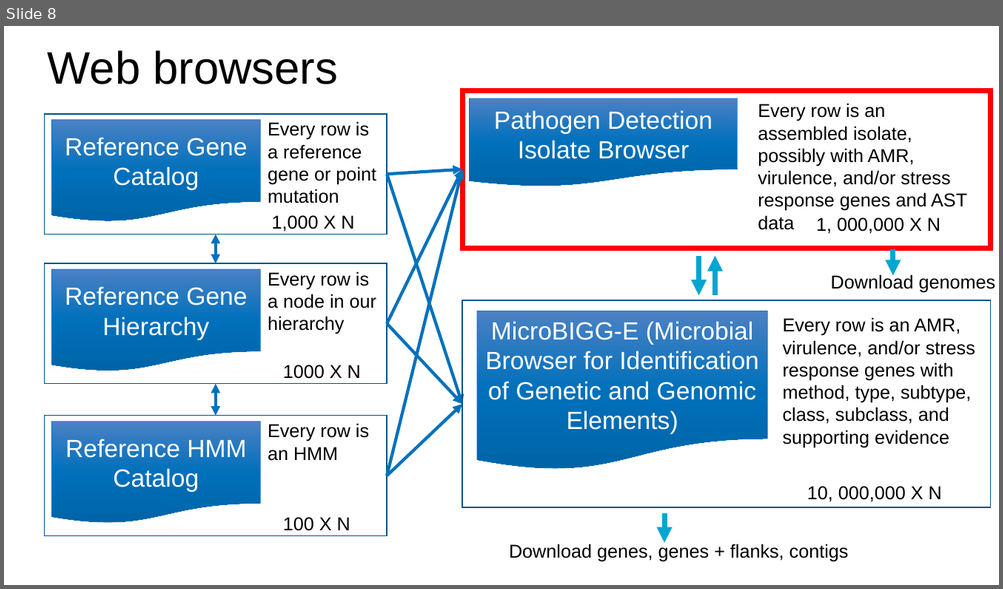
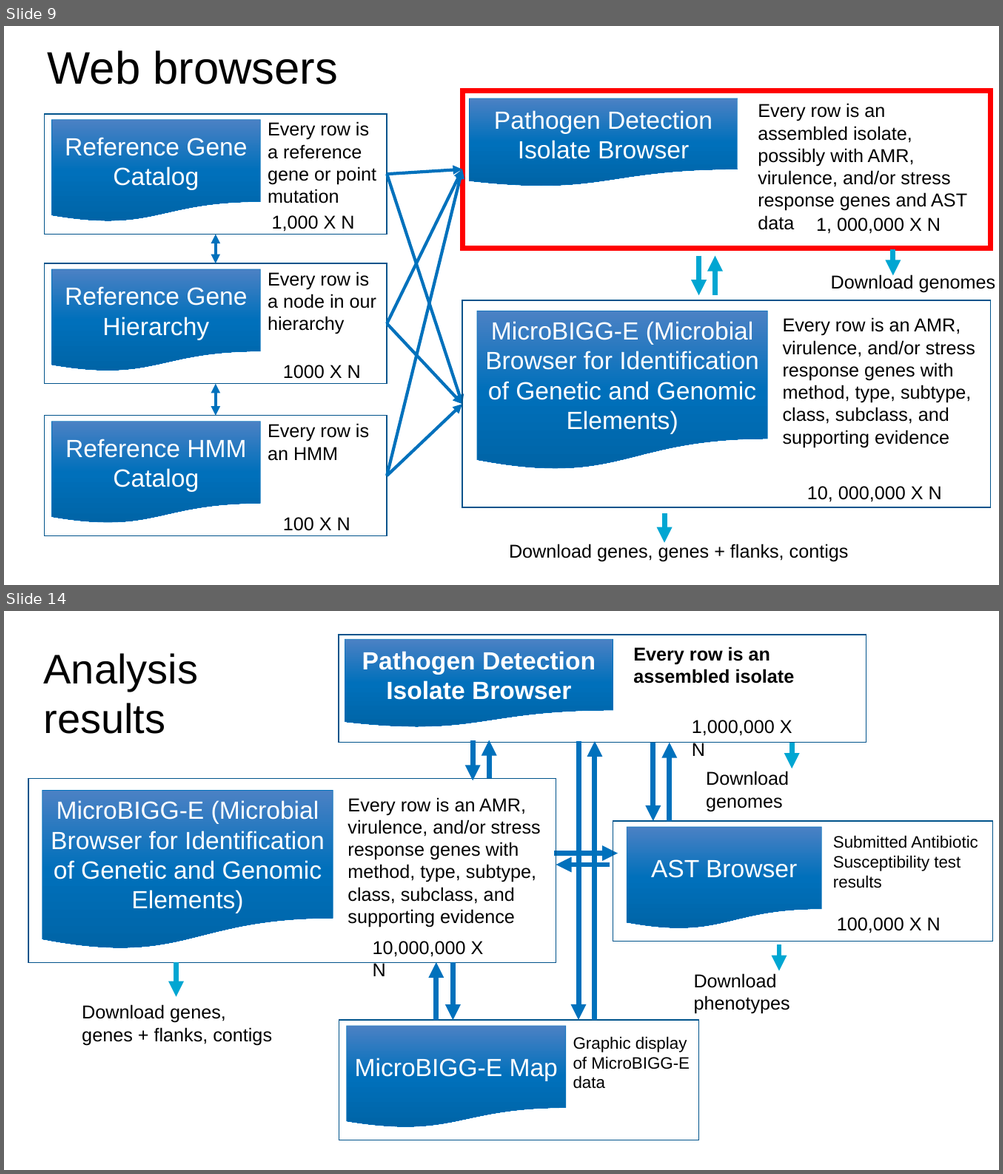
Before and after one commit to ncbi/workshop-asm-big-2026, a slide deck: outbreak/outbreak.pptx. Shown one above the other, each under a label of ours: slide 8 before the commit, slides 9 and 14 after it; the slides between them are not shown. The pictures are 1003x589 and 1003x1174 pixels, drawn with LibreOffice and Linux fonts; fonts in the diff are those of the drawing; background and template pictures are left out. Boxes give left, top, right and bottom in pixels: in the first picture for what was removed or moved away, otherwise in the second. Text is boxed around its words. In the diff, an @@ line names an element or a change of style, - is before the commit and + after.

```diff
--- a/outbreak/outbreak.pptx
+++ b/outbreak/outbreak.pptx
@@ slide 14 added at <box>4,611,999,1170</box>, background #FFFFFF @@
@@ title added at <box>44,653,198,734</box>, 40 pt, text #000000 @@
+Analysis results
@@ arrow added from (472, 740) to (472, 780), #0071BC 5 pt @@
@@ arrow added from (489, 778) to (489, 740), #0071BC 5 pt @@
@@ arrow added from (578, 741) to (578, 1021), #0071BC 5 pt @@
@@ arrow added from (595, 1021) to (595, 741), #0071BC 5 pt @@
@@ arrow added from (653, 742) to (653, 821), #0071BC 5 pt @@
@@ arrow added from (669, 821) to (669, 742), #0071BC 5 pt @@
@@ group added at <box>338,635,866,812</box>: 3 texts, 1 flow chart document, 1 rectangle, 1 arrow @@
+Pathogen Detection Isolate Browser
+Every row is an assembled isolate
+1,000,000 X N
+Download genomes
@@ rectangle added at <box>613,821,993,942</box>, outline #00548B 1 pt @@
@@ flow chart document added at <box>626,827,821,930</box>, fill gradient #4B82C4 to #0071BC to #0064A7, outline #0071BC 0.5 pt, 24 pt, text #FFFFFF @@
+AST Browser
@@ arrow added from (554, 854) to (617, 854), #0071BC 5 pt @@
@@ text added at <box>833,835,978,889</box>, 16 pt, text #000000 @@
+Submitted Antibiotic Susceptibility test results
@@ arrow added from (610, 865) to (556, 865), #0071BC 5 pt @@
@@ text added at <box>836,917,940,934</box>, 18 pt, text #000000 @@
+100,000 X N
@@ group added at <box>28,778,556,1045</box>: 3 texts, 1 flow chart document, 1 rectangle, 1 arrow @@
+MicroBIGG-E (Microbial Browser for Identification of Genetic and Genomic Elements)
+Every row is an AMR, virulence, and/or stress response genes with method, type, subtype, class, subclass, and supporting evidence
+10,000,000 X N
+Download genes,
+genes + flanks, contigs
@@ arrow added from (436, 1021) to (436, 963), #0071BC 5 pt @@
@@ arrow added from (453, 963) to (453, 1021), #0071BC 5 pt @@
@@ arrow added from (780, 945) to (780, 971), #00A6D2 5 pt @@
@@ text added at <box>694,974,790,1014</box>, 18 pt, text #000000 @@
+Download phenotypes
@@ rectangle added at <box>339,1021,700,1141</box>, outline #00548B 1 pt @@
@@ flow chart document added at <box>347,1026,566,1128</box>, fill gradient #4B82C4 to #0071BC to #0064A7, outline #0071BC 0.5 pt, 24 pt, text #FFFFFF @@
+MicroBIGG-E Map
@@ text added at <box>573,1037,689,1089</box>, 16 pt, text #000000 @@
+Graphic display of MicroBIGG-E data
@@ what was slide 8 is now slide 9 @@
```
Also in this commit, not shown: 8 other slides added, 1 other file.
